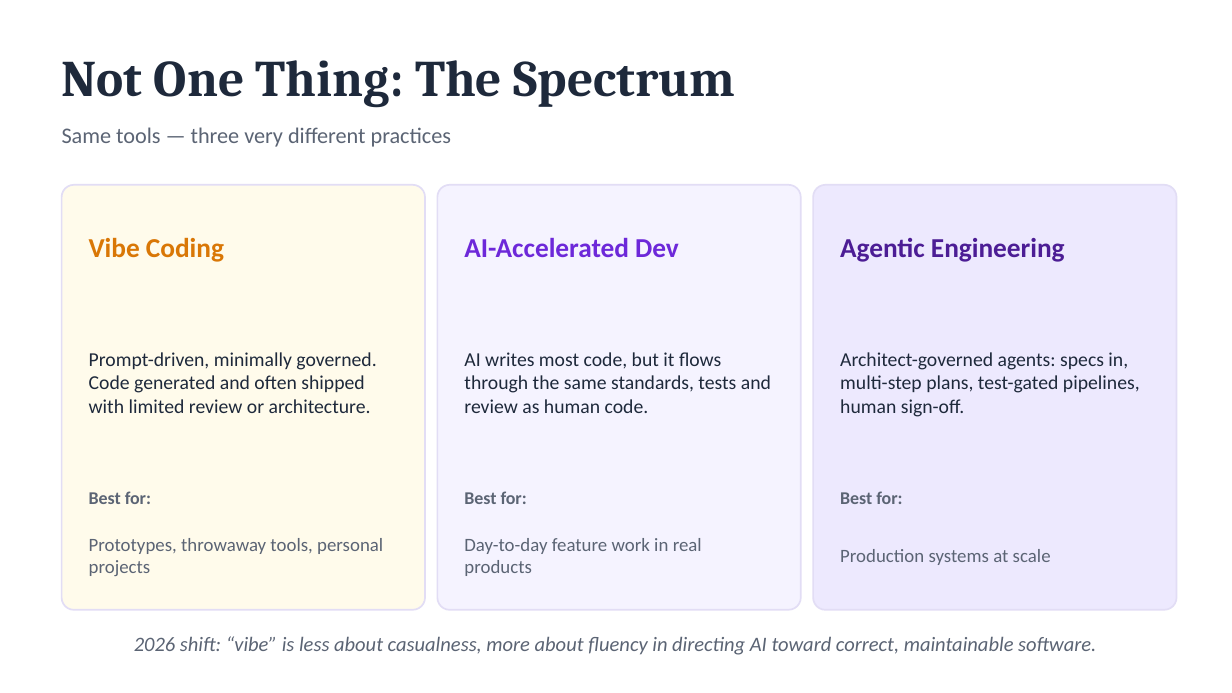
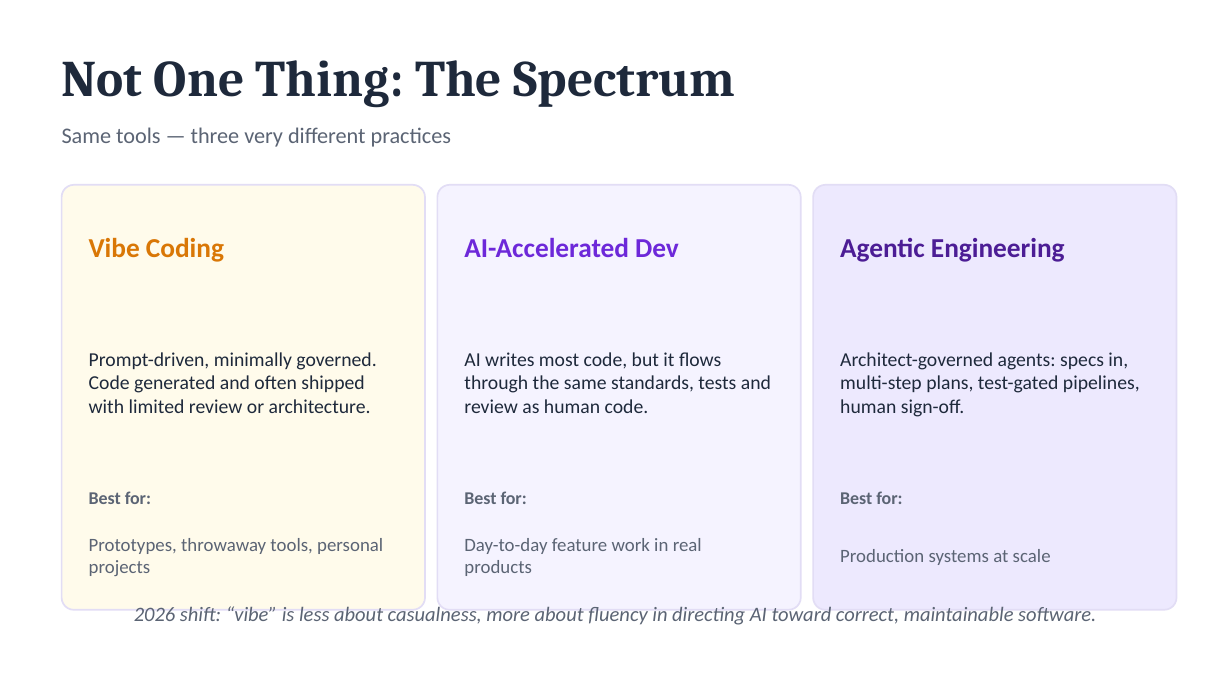
Before and after one commit to BrendonHit6/rd-performance-articles, a slide deck: slide 5 of presentations/vibe-coding.pptx. Drawn at 1232x693 pixels with LibreOffice and Linux fonts; fonts in the diff are those of the drawing. Boxes give left, top, right and bottom in pixels: in the first picture for what was removed or moved away, otherwise in the second. Text is boxed around its words. In the diff, an @@ line names an element or a change of style, - is before the commit and + after.

```diff
--- a/presentations/vibe-coding.pptx
+++ b/presentations/vibe-coding.pptx
@@ text "2026 shift: “vibe” is less ..." moved from (x1=134, y1=636, x2=1096, y2=655) to (x1=134, y1=606, x2=1096, y2=625) @@
```
Also in this commit, not shown: 4 other slides changed, 8 other files.
